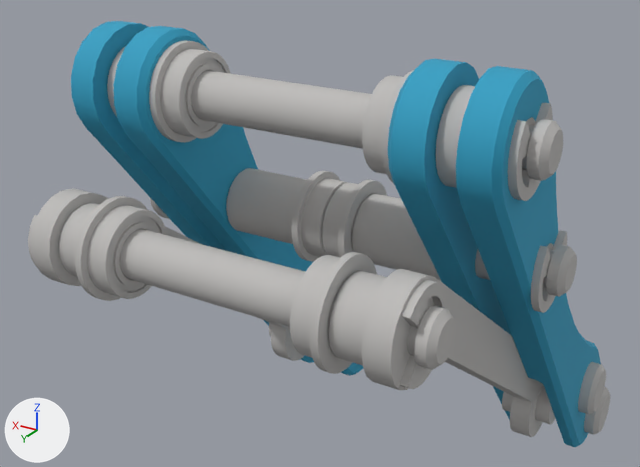
The COLLADA model aero_description/typeF/meshes/aero_upper_meshes/LARM_INDEX_LINK1_mesh.dae, before and after one commit.
Camera for both pictures: a camera (50 mm lens) standing at (-0.0358, 0.0683, -0.0971) and looking at (0.0043, 0.0015, -0.1305). Lighting does not change. The marker at lower left points along +X, +Y and +Z. Where no turn or scale is listed for an object, it has been applied to the vertices.

The first picture shows 'サーフェス1', 'サーフェス1_ncl1_1', 'サーフェス1_ncl1_10', 'サーフェス1_ncl1_11', 'サーフェス1_ncl1_12', 'サーフェス1_ncl1_13', 'サーフェス1_ncl1_16', 'サーフェス1_ncl1_2', 'サーフェス1_ncl1_25', 'サーフェス1_ncl1_3', 'サーフェス1_ncl1_34', 'サーフェス1_ncl1_6', 'サーフェス1_ncl1_7', 'サーフェス1_ncl1_8', 'サーフェス1_ncl1_9'.
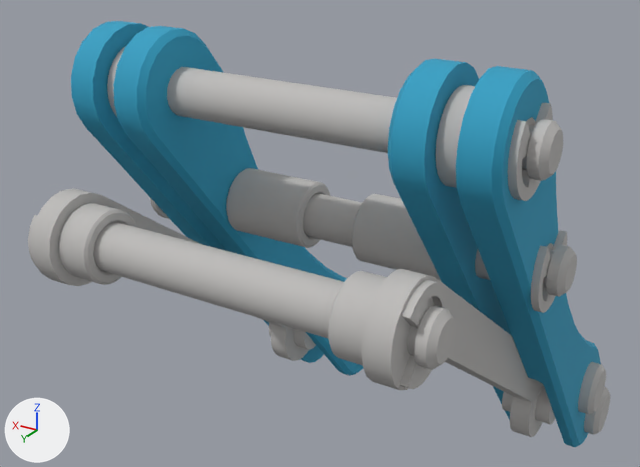
Where the change shows, as pixel boxes (x1, y1, x2, y2) in the pictures (640 x 467 px):
'サーフェス1_ncl1_8', deleted: before (75, 196, 167, 301)
'サーフェス1_ncl1_9', deleted: before (149, 40, 231, 143)
'サーフェス1_ncl1_7', deleted: before (290, 252, 377, 374)
'サーフェス1_ncl1_6', deleted: before (291, 171, 349, 262)
'サーフェス1_ncl1_10', deleted: before (362, 70, 414, 182)
'サーフェス1_ncl1_11', deleted: before (322, 179, 387, 258)
'サーフェス1_ncl1_33', unchanged, uncovered by the edit: before (59, 203, 99, 277); after (59, 203, 136, 285)

What the commit changed:
Object 'サーフェス1_ncl1_6' (ob_サーフェス1_ncl1_6) is deleted.
Object 'サーフェス1_ncl1_7' (ob_サーフェス1_ncl1_7) is deleted.
Object 'サーフェス1_ncl1_8' (ob_サーフェス1_ncl1_8) is deleted.
Object 'サーフェス1_ncl1_9' (ob_サーフェス1_ncl1_9) is deleted.
Object 'サーフェス1_ncl1_10' (ob_サーフェス1_ncl1_10) is deleted.
Object 'サーフェス1_ncl1_11' (ob_サーフェス1_ncl1_11) is deleted.
